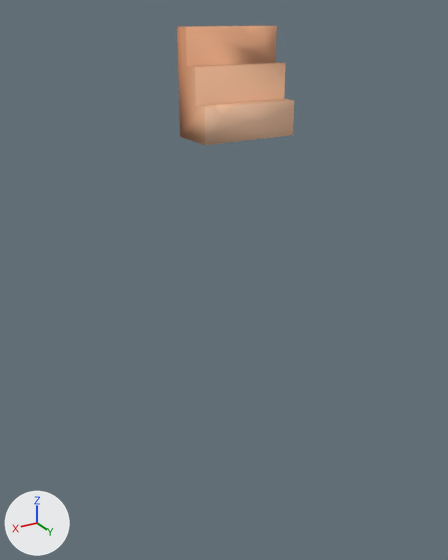
A saved change to the OBJ model data/scene/stairs/stairs.obj.
Both versions are drawn from a 50 mm lens placed at (3.3, 5.5, 0.61), pointed at (0.58, 0.97, -1.66). Every picture has the same lights, and +X, +Y and +Z are marked at lower left. Where no turn or scale is listed for an object, it has been applied to the vertices.

Objects in the first picture: 'stairs.007'.
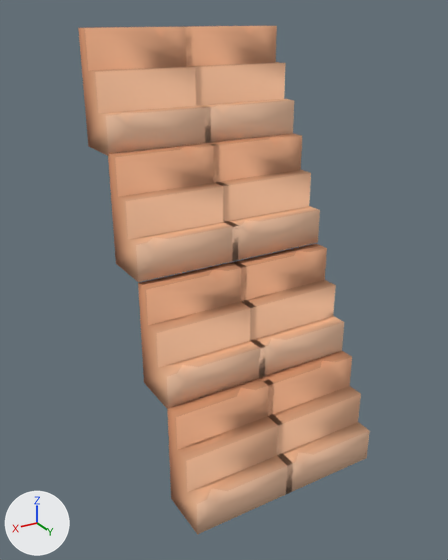
Pixel boxes [x1, y1, x2, y2] of what changed, in the pictures (448 x 560 px):
'stairs.007', reshaped (148% wider, 324% taller)
    before: [177, 26, 294, 145]
    after: [78, 26, 370, 534]
part 1 of me_stairs_007, added (beige)
    after: [78, 26, 211, 156]
part 2 of me_stairs_007, added (beige)
    after: [206, 133, 320, 261]
part 3 of me_stairs_007, added (beige)
    after: [108, 143, 239, 282]
part 4 of me_stairs_007, added (beige)
    after: [232, 244, 344, 378]
part 5 of me_stairs_007, added (beige)
    after: [138, 262, 266, 409]
part 6 of me_stairs_007, added (brown)
    after: [261, 350, 370, 494]
part 7 of me_stairs_007, added (brown)
    after: [167, 376, 293, 534]

The edits, one by one:
me_stairs_007 has 24 vertices, 44 faces and spans x -0.5..0.5, y 0.0..0.5, z -0.5..0.5.
me_stairs_007 is used by ob_stairs_007; location (0.0, 0.0, 0.0).
me_stairs_007 part 1: the loose piece of 24 vertices spanning x -0.5..0.5, y 0.0..0.5, z -0.5..0.5 is copied, and the copy is moved by (0.936, 0.0, 0.0); it spans x 0.436..1.436, y 0.0..0.5, z -0.5..0.5.
me_stairs_007 part 2: the loose piece of 24 vertices spanning x -0.5..0.5, y 0.0..0.5, z -0.5..0.5 is copied, and the copy is moved by (0.0, 0.485, -0.982); it spans x -0.5..0.5, y 0.485..0.985, z -1.482..-0.482.
me_stairs_007 part 3: the loose piece of 24 vertices spanning x -0.5..0.5, y 0.0..0.5, z -0.5..0.5 is copied, and the copy is moved by (0.936, 0.485, -0.982); it spans x 0.436..1.436, y 0.485..0.985, z -1.482..-0.482.
me_stairs_007 part 4: the loose piece of 24 vertices spanning x -0.5..0.5, y 0.0..0.5, z -0.5..0.5 is copied, and the copy is moved by (-0.017, 0.939, -2.009); it spans x -0.517..0.483, y 0.939..1.439, z -2.509..-1.509.
me_stairs_007 part 5: the loose piece of 24 vertices spanning x -0.5..0.5, y 0.0..0.5, z -0.5..0.5 is copied, and the copy is moved by (0.919, 0.939, -2.009); it spans x 0.419..1.419, y 0.939..1.439, z -2.509..-1.509.
me_stairs_007 part 6: the loose piece of 24 vertices spanning x -0.5..0.5, y 0.0..0.5, z -0.5..0.5 is copied, and the copy is moved by (-0.017, 1.424, -2.991); it spans x -0.517..0.483, y 1.424..1.924, z -3.491..-2.491.
me_stairs_007 part 7: the loose piece of 24 vertices spanning x -0.5..0.5, y 0.0..0.5, z -0.5..0.5 is copied, and the copy is moved by (0.919, 1.424, -2.991); it spans x 0.419..1.419, y 1.424..1.924, z -3.491..-2.491.
